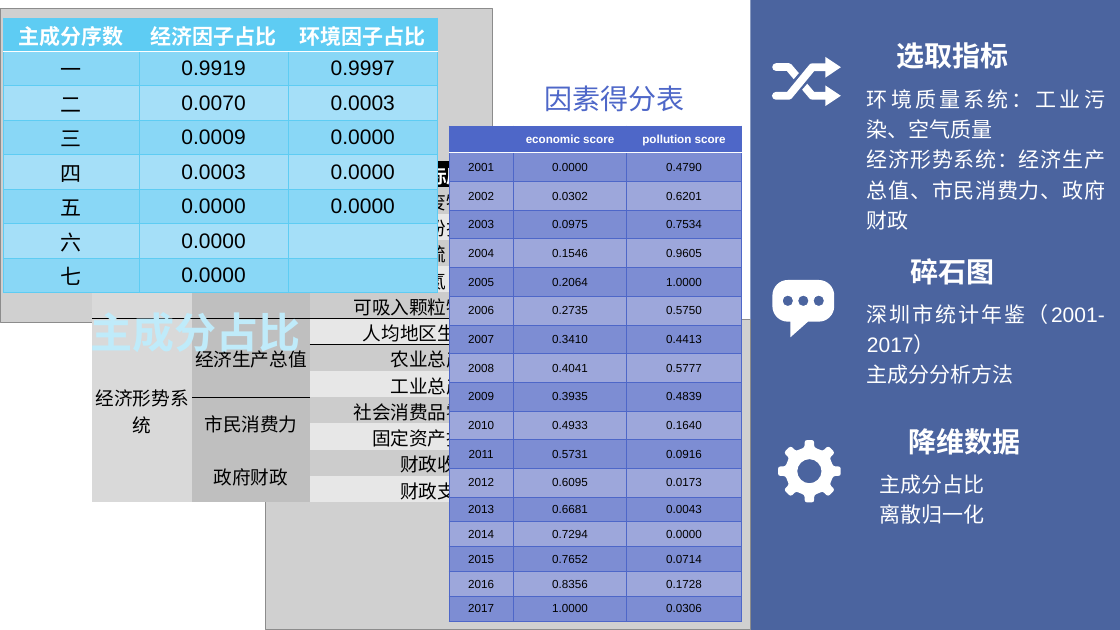
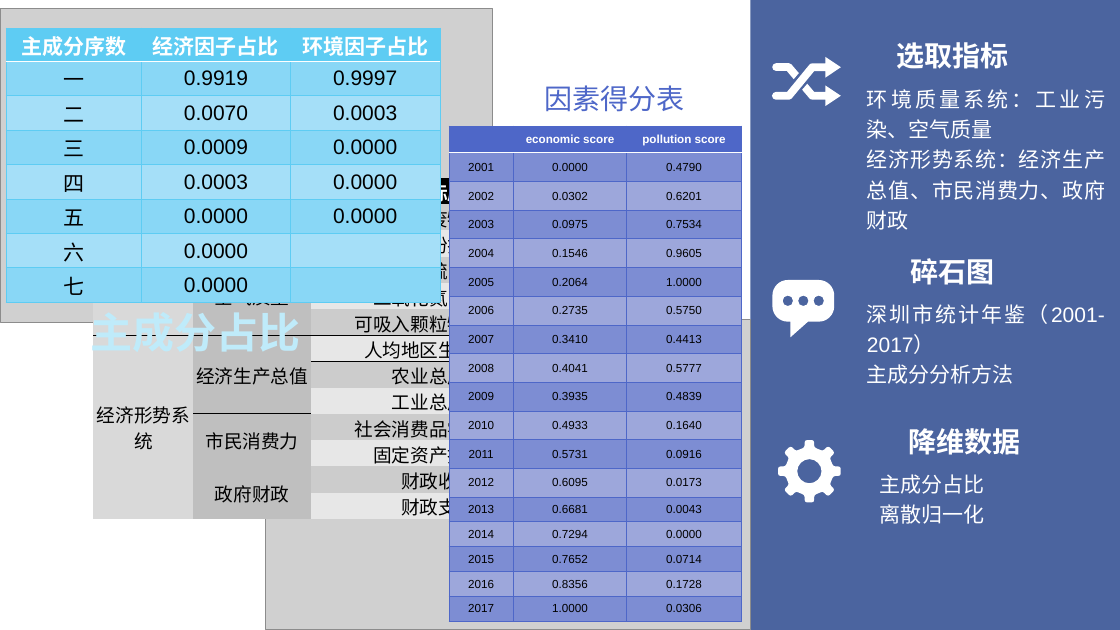
Before and after one commit to DurandalLCF/math_graduate, a slide deck: slide 5 of 数院论文_李楚锋_2015190059_信息与计算科学.pptx. Drawn at 1120x630 pixels with LibreOffice and Linux fonts; fonts in the diff are those of the drawing; grey boxes stand for pictures. Boxes give left, top, right and bottom in pixels: in the first picture for what was removed or moved away, otherwise in the second. Text is boxed around its words. In the diff, an @@ line names an element or a change of style, - is before the commit and + after.

```diff
--- a/数院论文_李楚锋_2015190059_信息与计算科学.pptx
+++ b/数院论文_李楚锋_2015190059_信息与计算科学.pptx
@@ table: place and size @@
-table at [3, 18, 438, 292]
+table at [6, 28, 440, 302]
@@ freeform shape: place and size @@
-freeform shape at [0, 42, 430, 126]
+freeform shape at [0, 75, 430, 159]
@@ table: place and size @@
-table at [92, 161, 565, 507]
+table at [93, 178, 566, 524]
```
Also in this commit, not shown: 5 other slides changed, 1 slide added, 14 slides removed, 2 other files.
